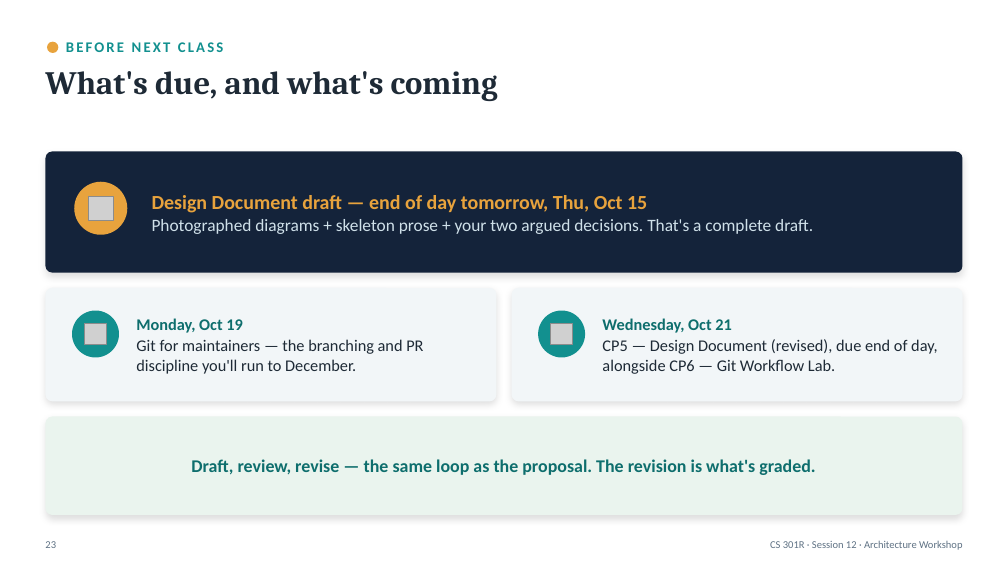
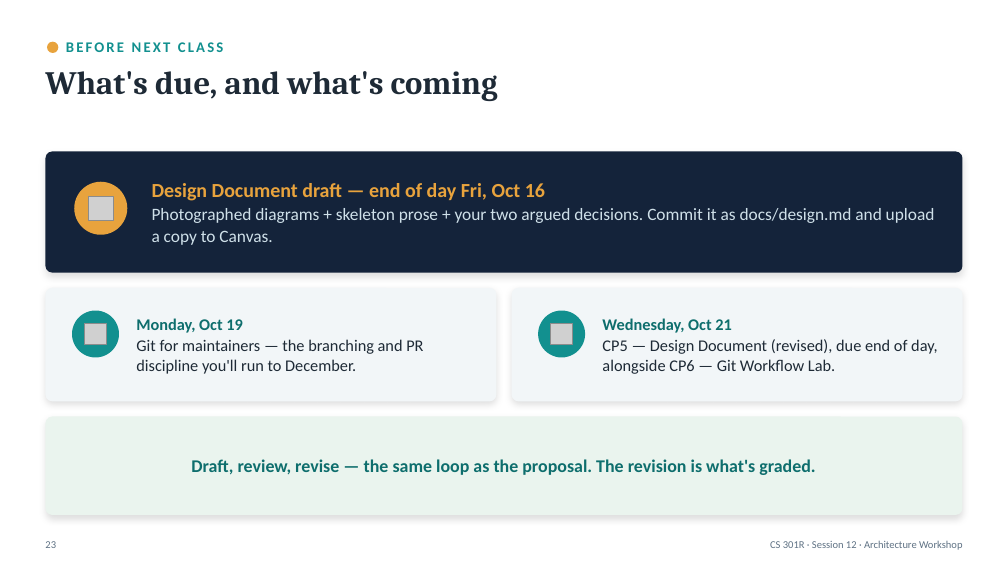
Before and after one commit to BYU-CS-Course-Ops/CS380, a slide deck: slide 23 of canvas_material/lectures/powerpoint/Session12-ArchitectureWorkshop-inclass.pptx. Drawn at 1008x568 pixels with LibreOffice and Linux fonts; fonts in the diff are those of the drawing; grey boxes stand for pictures. Boxes give left, top, right and bottom in pixels: in the first picture for what was removed or moved away, otherwise in the second. Text is boxed around its words. In the diff, an @@ line names an element or a change of style, - is before the commit and + after.

```diff
--- a/canvas_material/lectures/powerpoint/Session12-ArchitectureWorkshop-inclass.pptx
+++ b/canvas_material/lectures/powerpoint/Session12-ArchitectureWorkshop-inclass.pptx
@@ text at bbox=[152, 183, 935, 245]: text changed @@
-Design Document draft — end of day tomorrow, Thu, Oct 15
-Photographed diagrams + skeleton prose + your two argued decisions. That's a complete draft.
+Design Document draft — end of day Fri, Oct 16
+Photographed diagrams + skeleton prose + your two argued decisions. Commit it as docs/design.md and upload a copy to Canvas.
```
Also in this commit, not shown: 2 other slides changed, 18 other files.
